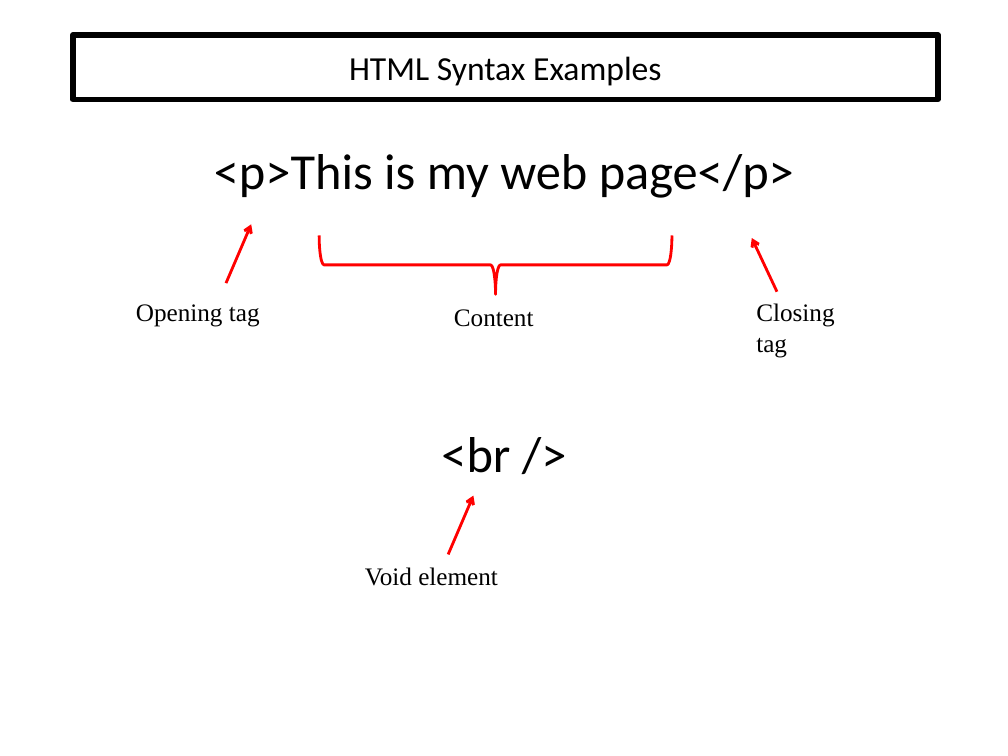
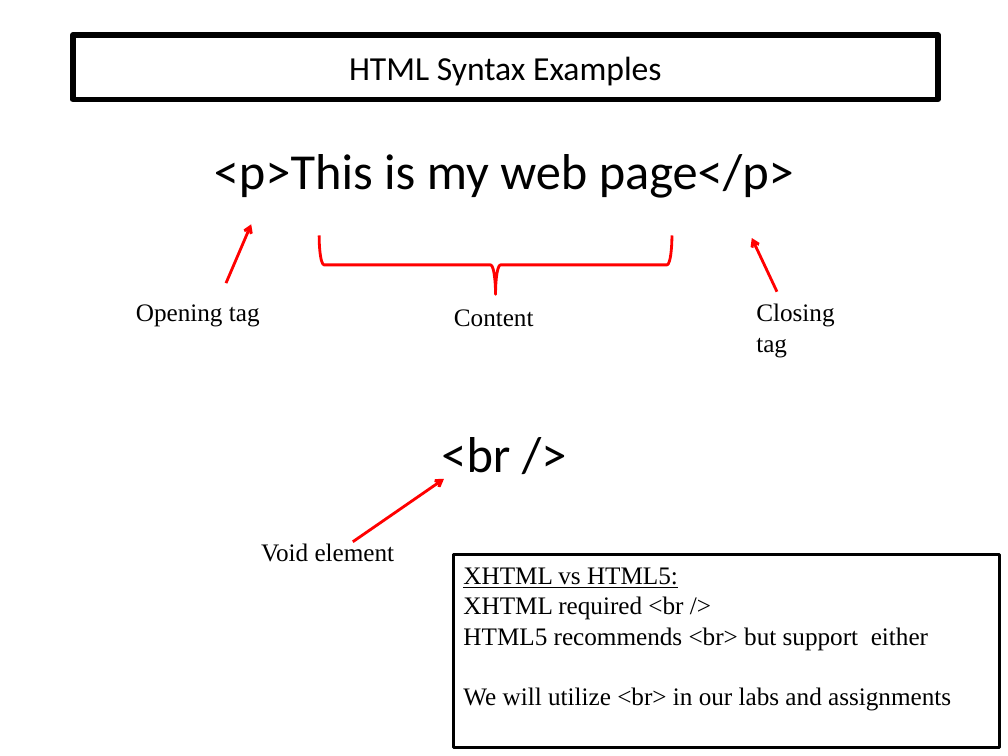
Before and after one commit to EricJPogue/www-epogue-info, a slide deck: slide 6 of CPSC-24700/Presentations/HTML5.pptx. Drawn at 1008x756 pixels with LibreOffice and Linux fonts; fonts in the diff are those of the drawing. Boxes give left, top, right and bottom in pixels: in the first picture for what was removed or moved away, otherwise in the second. Text is boxed around its words. In the diff, an @@ line names an element or a change of style, - is before the commit and + after.

Commit message:
Update index.html, HTML5, and session-04 documents.

```diff
--- a/CPSC-24700/Presentations/HTML5.pptx
+++ b/CPSC-24700/Presentations/HTML5.pptx
@@ arrow moved from (449, 554) - (474, 496) to (353, 542) - (444, 479) @@
@@ text "Void element": place and size @@
-text "Void element" at [365,567,498,586]
+text "Void element" at [261,541,395,562]
@@ rectangle added at [454,554,1000,748], outline #000000 2 pt, 18 pt, text #000000 @@
+XHTML vs HTML5:
+XHTML required <br />
+HTML5 recommends <br> but support either
+We will utilize <br> in our labs and assignments
```
Also in this commit, not shown: 1 other slide changed, 5 other files.
